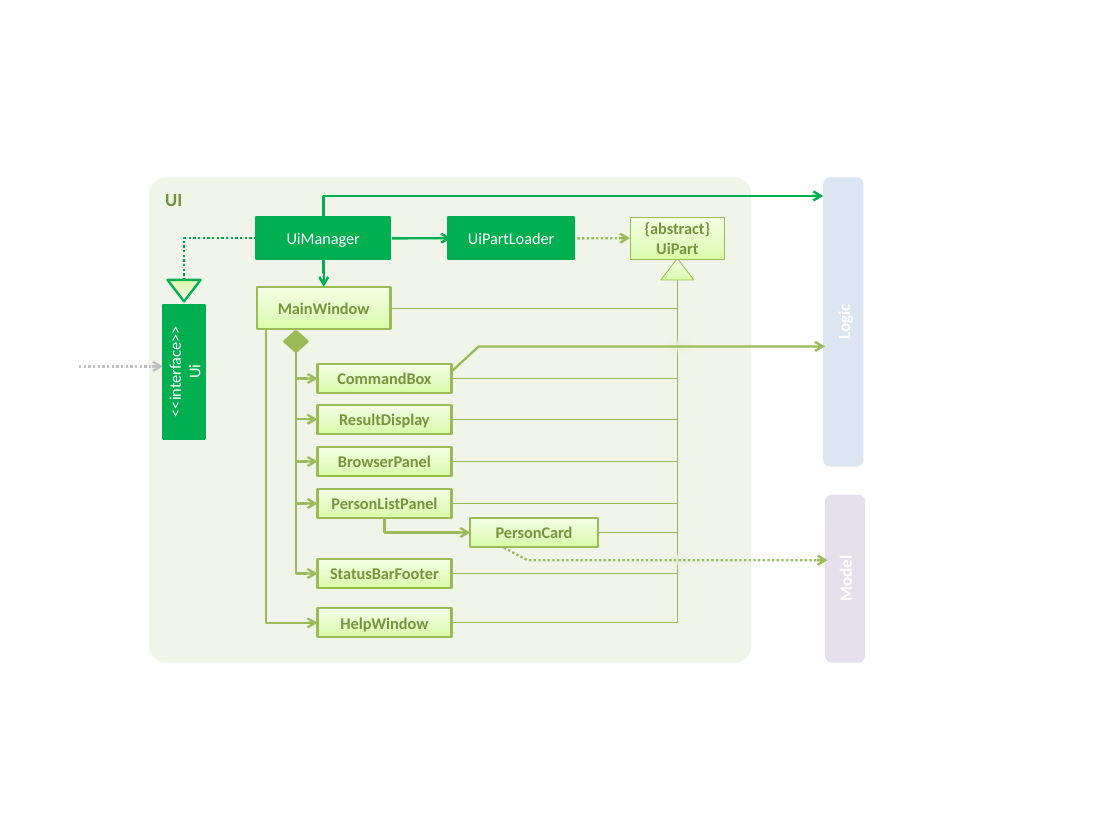
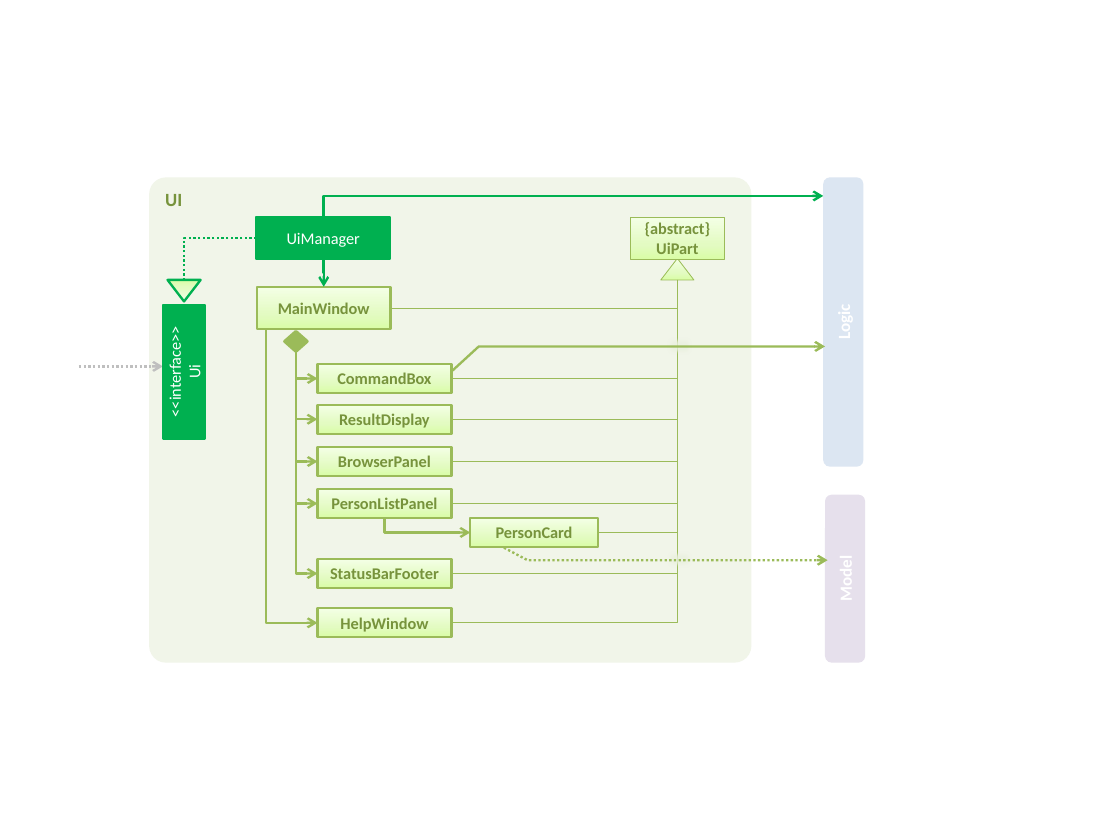
Before and after one commit to se-edu/addressbook-level4, a slide deck: slide 1 of docs/diagrams/UiComponentClassDiagram.pptx. Drawn at 1120x840 pixels with LibreOffice and Linux fonts; fonts in the diff are those of the drawing. Boxes give left, top, right and bottom in pixels: in the first picture for what was removed or moved away, otherwise in the second. Text is boxed around its words. In the diff, an @@ line names an element or a change of style, - is before the commit and + after.

Commit message:
DeveloperGuide: update Ui component info
UiPartLoader does not exist anymore. All UiParts can be directly
constructed via `new SomeUiPart()`.

```diff
--- a/docs/diagrams/UiComponentClassDiagram.pptx
+++ b/docs/diagrams/UiComponentClassDiagram.pptx
@@ arrow removed from (392, 239) to (451, 239) @@
@@ rectangle removed at <box>448,217,575,260</box> @@
-UiPartLoader
@@ arrow removed from (578, 239) to (631, 239) @@
```
Also in this commit, not shown: 2 other files.
